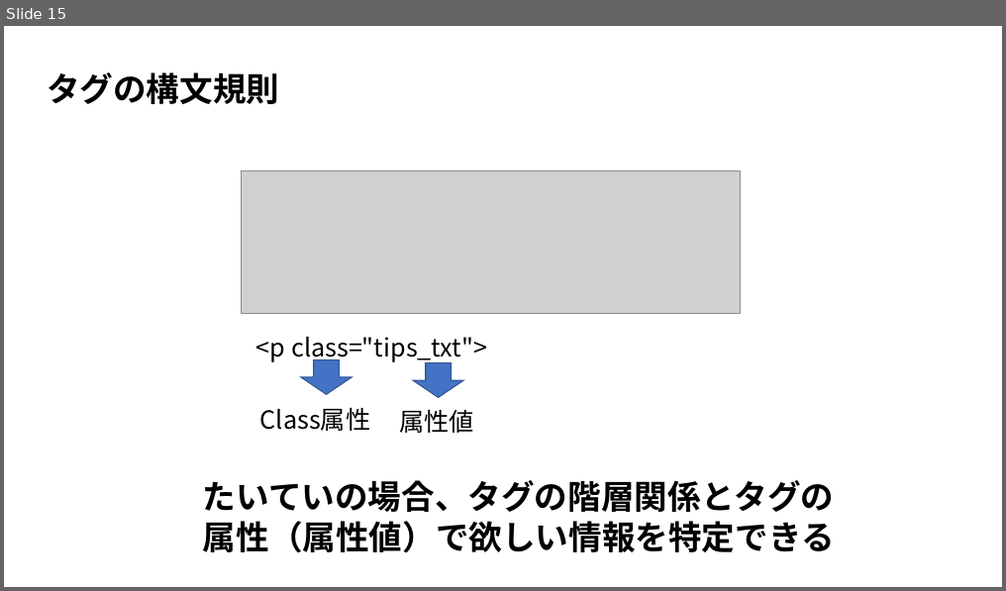
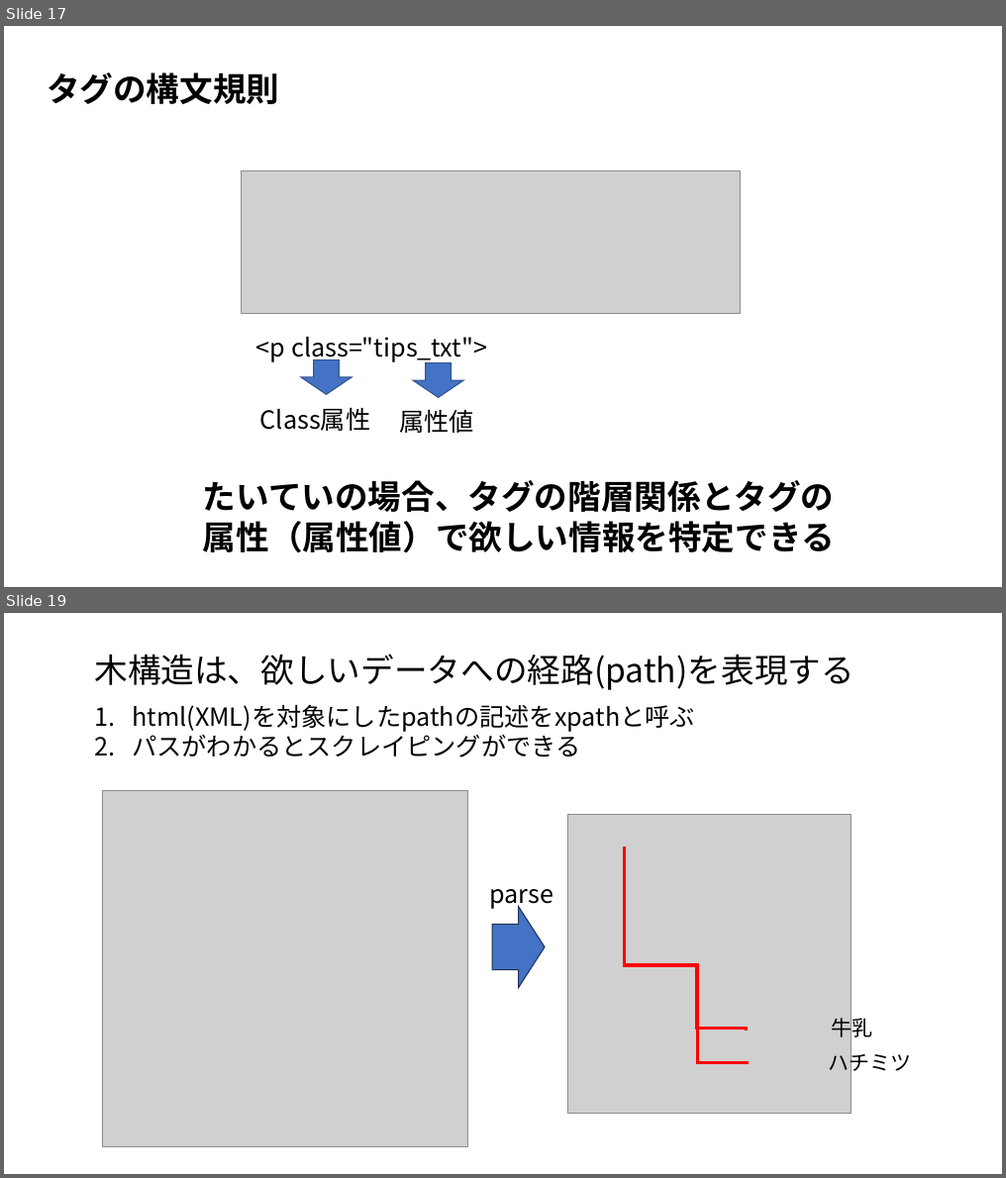
Before and after one commit to ueharaLab/bigdata4_scraper, a slide deck: bigdata4 scraper.pptx. Shown one above the other, each under a label of ours: slide 15 before the commit, slides 17 and 19 after it; the slides between them are not shown. The pictures are 1006x591 and 1006x1178 pixels, drawn with LibreOffice and Linux fonts; fonts in the diff are those of the drawing; grey boxes stand for pictures. Boxes give left, top, right and bottom in pixels: in the first picture for what was removed or moved away, otherwise in the second. Text is boxed around its words. In the diff, an @@ line names an element or a change of style, - is before the commit and + after.

```diff
--- a/bigdata4 scraper.pptx
+++ b/bigdata4 scraper.pptx
@@ slide 19 added at (x1=4, y1=613, x2=1002, y2=1174), background #FFFFFF @@
@@ text added at (x1=95, y1=654, x2=854, y2=690), 32 pt, text #000000 @@
+木構造は、欲しいデータへの経路(path)を表現する
@@ text added at (x1=132, y1=704, x2=695, y2=758), 24 pt, text #000000 @@
+1. html(XML)を対象にしたpathの記述をxpathと呼ぶ
+2. パスがわかるとスクレイピングができる
@@ picture added at (x1=102, y1=791, x2=468, y2=1147) @@
@@ picture added at (x1=567, y1=814, x2=850, y2=1114) @@
@@ elbow line added from (625, 847) to (694, 964), #FF0000 3 pt @@
@@ text added at (x1=490, y1=889, x2=554, y2=910), 24 pt, text #000000 @@
+parse
@@ right arrow added at (x1=492, y1=906, x2=545, y2=988), fill #4472C4, outline #1E3256 1 pt @@
@@ elbow line added from (626, 964) to (748, 1063), #FF0000 3 pt @@
@@ elbow line added from (697, 964) to (746, 1032), #FF0000 3 pt @@
@@ text added at (x1=832, y1=1015, x2=873, y2=1041), 20 pt, text #000000 @@
+牛乳
@@ text added at (x1=829, y1=1050, x2=912, y2=1075), 20 pt, text #000000 @@
+ハチミツ
@@ what was slide 15 is now slide 17 @@
```
Also in this commit, not shown: 8 slides changed, 3 other slides added, 3 other files.
